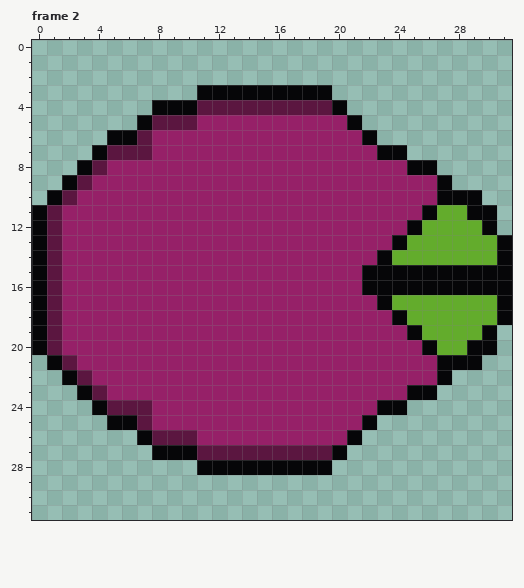
Edited in one commit: pixel-art file (assets/sprites/legval/turret_epine.ase). This is how it looked before the edit.
32x32 pixels, 2 frames. Shown: frame 2. The commit also changed other frames, which this record leaves out.
The same view after the edit:
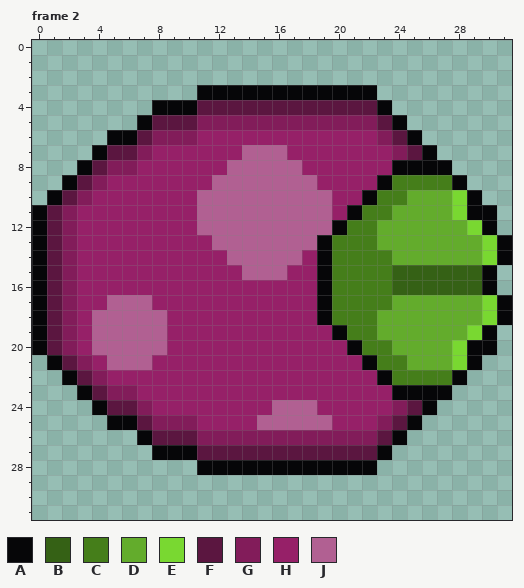
Palette (. is transparent): A #060608  B #356115  C #457e1a  D #63ac2c  E #79d831  F #5b1640  G #821c5a  H #962068  J #b16092
Edits made:
Frame 2, layer "Layer 3":
y 3: x 20..22 ... -> AAA
y 4: x 20..23 A... -> FFFA
y 5: x 11..24 HHHHHHHHHHA... -> GGGGGGGGGGGGFA
y 6: x 8..10 HHH -> GGG; x 22..25 A... -> HGFA
y 7: x 7 F -> G; x 14..16 HHH -> JJJ; x 23..26 AA.. -> HGFA
y 8: x 5..6 HH -> GG; x 13..17 HHHHH -> JJJJJ; x 24 H -> A; x 27 . -> A
y 9: x 4 H -> G; x 12..18 HHHHHHH -> JJJJJJJ; x 23..28 HHHHA. -> ACCCCA
y 10: x 3 H -> G; x 11..19 HHHHHHHHH -> JJJJJJJJJ; x 22..28 HHHHHAA -> ACCDDDE
y 11: x 2 H -> G; x 11..19 HHHHHHHHH -> JJJJJJJJJ; x 21..26 HHHHHA -> ACCDDD; x 28 D -> E
y 12: x 2 H -> G; x 11..25 HHHHHHHHHHHHHHA -> JJJJJJJJJACCDDD; x 29 D -> E
y 13: x 2 H -> G; x 12..24 HHHHHHHHHHHHA -> JJJJJJJACCCDD; x 30 D -> E
y 14: x 2 H -> G; x 13..17 HHHHH -> JJJJJ; x 19..23 HHHHA -> ACCCC; x 30 D -> E
y 15: x 2 H -> G; x 14..16 HHH -> JJJ; x 19..29 HHHAAAAAAAA -> ACCCCBBBBBB; x 31 A -> .
y 16: x 2 H -> G; x 19..29 HHHAAAAAAAA -> ACCCCBBBBBB; x 31 A -> .
y 17: x 2 H -> G; x 5..7 HHH -> JJJ; x 19..23 HHHHA -> ACCCC; x 30 D -> E
y 18: x 2 H -> G; x 4..8 HHHHH -> JJJJJ; x 19..24 HHHHHA -> ACCCDD; x 30 D -> E
y 19: x 2 H -> G; x 4..8 HHHHH -> JJJJJ; x 20..25 HHHHHA -> ACCDDD; x 29 D -> E
y 20: x 2 H -> G; x 4..8 HHHHH -> JJJJJ; x 21..26 HHHHHA -> ACCDDD; x 28 D -> E
y 21: x 3 H -> G; x 5..7 HHH -> JJJ; x 22..28 HHHHHAA -> ACCDDDE
y 22: x 4 H -> G; x 23..28 HHHHA. -> ACCCCA
y 23: x 5..6 HH -> GG; x 24 H -> A; x 27 . -> A
y 24: x 7 F -> G; x 16..18 HHH -> JJJ; x 23..26 AA.. -> HGFA
y 25: x 8..10 HHH -> GGG; x 15..19 HHHHH -> JJJJJ; x 22..25 A... -> HGFA
y 26: x 11..24 HHHHHHHHHHA... -> GGGGGGGGGGGGFA
y 27: x 20..23 A... -> FFFA
y 28: x 20..22 ... -> AAA
Where, in picture pixels (left, top, right, bottom), the same in both pictures:
changed: (62, 85, 512, 475)
